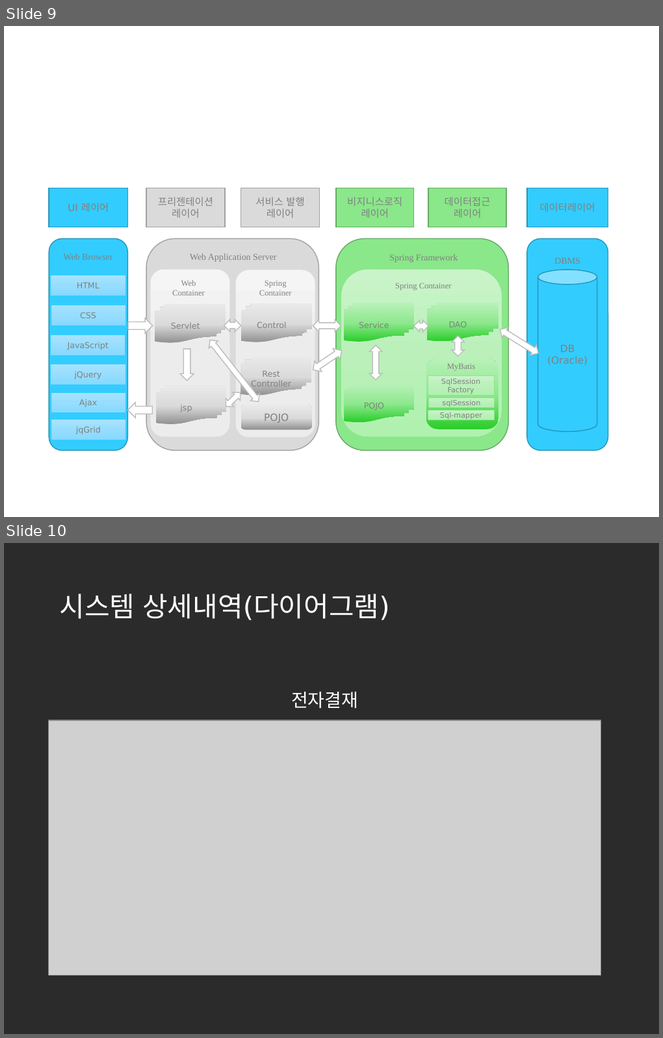
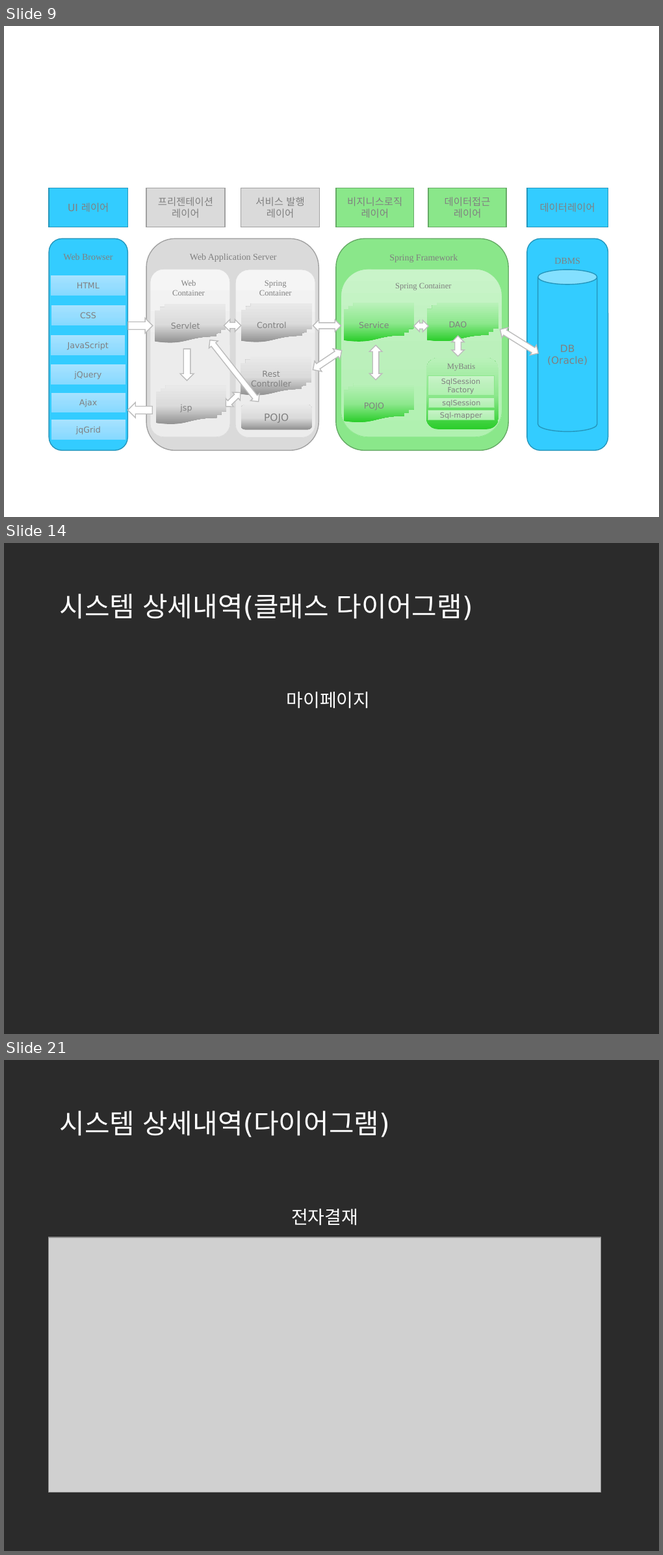
Before and after one commit to korea600/useful, a slide deck: Useful/UML/Presentation/useful_ppt_초안(수정중).pptx. Shown one above the other, each under a label of ours: slides 9 and 10 before the commit, slides 9, 14 and 21 after it; the slides between them are not shown. The pictures are 663x1038 and 663x1555 pixels, drawn with LibreOffice and Linux fonts; fonts in the diff are those of the drawing; grey boxes stand for pictures; background and template pictures are left out; a plain dark background stands for a picture behind light text. Boxes give left, top, right and bottom in pixels: in the first picture for what was removed or moved away, otherwise in the second. Text is boxed around its words. In the diff, an @@ line names an element or a change of style, - is before the commit and + after.

```diff
--- a/Useful/UML/Presentation/useful_ppt_초안(수정중).pptx
+++ b/Useful/UML/Presentation/useful_ppt_초안(수정중).pptx
@@ slide 14 added at <box>4,543,659,1034</box>, background picture (left out) @@
@@ title added at <box>60,594,473,620</box>, 30 pt, text #FFFFFF @@
+시스템 상세내역(클래스 다이어그램)
@@ text added at <box>287,692,371,709</box>, 20 pt, text #FFFFFF @@
+마이페이지
@@ what was slide 10 is now slide 21 @@
```
Also in this commit, not shown: 10 other slides added.
